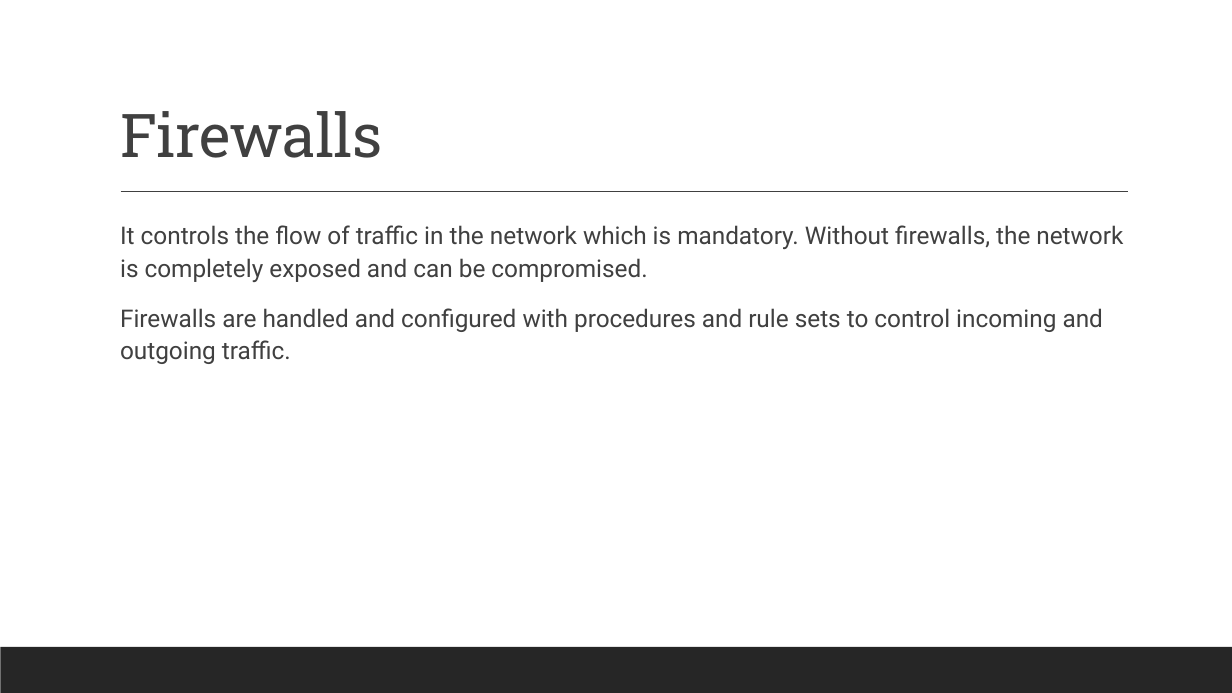
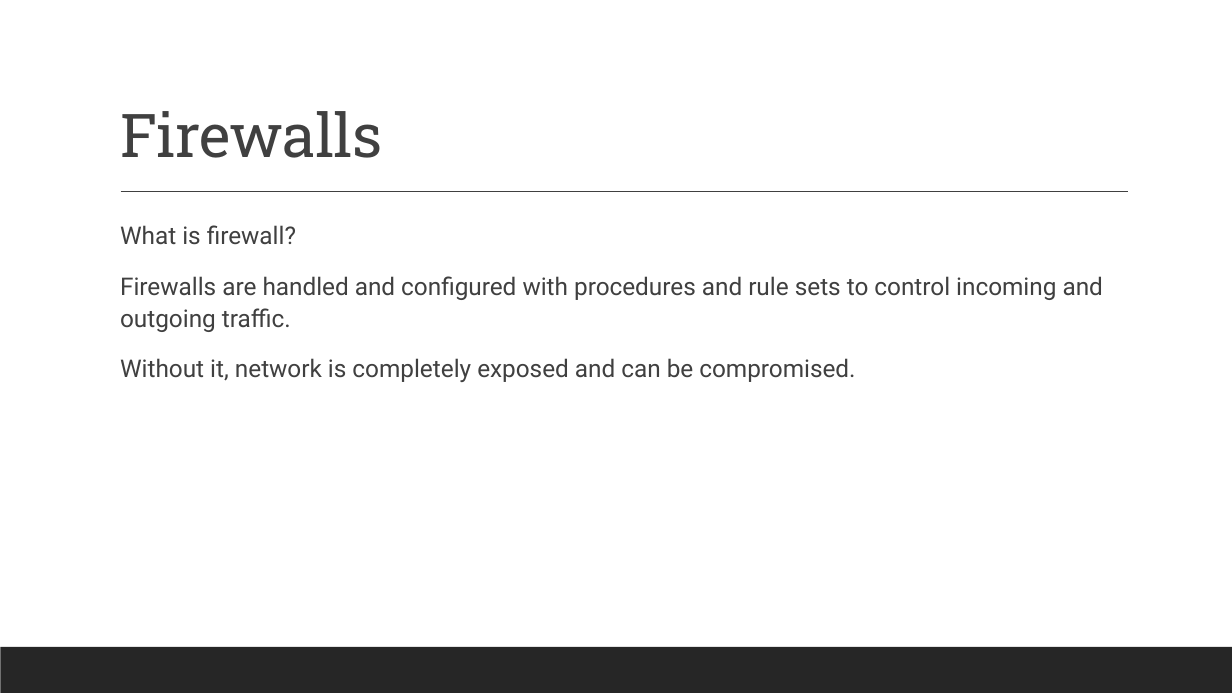
Before and after one commit to ronnie-1947/access-control-ppt, a slide deck: slide 22 of Access Control.pptx (slide 21 before the commit). Drawn at 1232x693 pixels with LibreOffice and Linux fonts; fonts in the diff are those of the drawing. Boxes give left, top, right and bottom in pixels: in the first picture for what was removed or moved away, otherwise in the second. Text is boxed around its words. In the diff, an @@ line names an element or a change of style, - is before the commit and + after.

```diff
--- a/Access Control.pptx
+++ b/Access Control.pptx
@@ text at (x1=120, y1=225, x2=296, y2=245): text changed @@
-  It controls the flow of traffic in the network which is mandatory. Without firewalls, the network is completely exposed and can be compromised.
+  What is firewall?
@@ text at (x1=120, y1=358, x2=855, y2=382): paragraph added @@
+  Without it, network is completely exposed and can be compromised.
```
Also in this commit, not shown: 15 other slides changed, 1 slide added.
